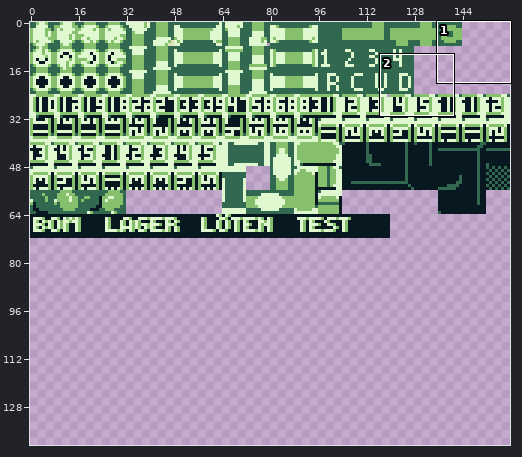
Sprite sheet, stored at assets/tiles/tileset_pcb.png. Above: a wide view before the commit, with the close-up outlined.
Close-up. Before the commit:
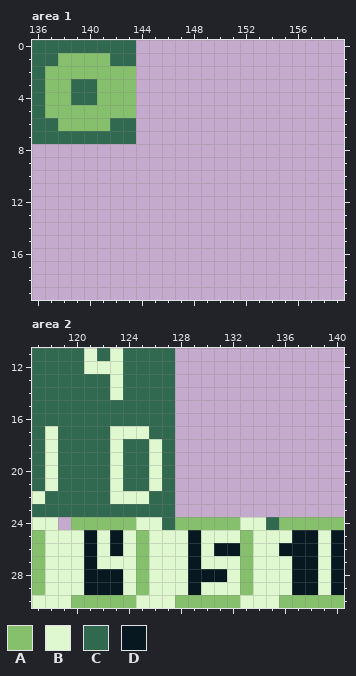
The file is 160x144 pixels. Shown: area 1: x 136..159, y 0..19; area 2: x 117..140, y 11..30. The wide view leaves out empty margins. The commit also changed other parts of the picture, which this record leaves out.
Palette (. is transparent): A #86c06c  B #e0f8cf  C #306850  D #071821
Pixels before, area 1, first column x 136:
0 CCCCCCCC
1 CCAAAACC
2 CAAAAAAA
3 CAACCAAA
4 CAACCAAA
5 CAAAAAAA
6 CCAAAACC
7 CCCCCCCC
Pixels before, area 2, first column x 117:
11 CCCCBCBCCCC.............
12 CCCCBBBCCCC.............
13 CCCCCCBCCCC.............
14 CCCCCCBCCCC.............
15 CCCCCCCCCCC.............
16 CCCCCCCCCCC.............
17 CBCCCCBBBCC.............
18 CBCCCCBCCBC.............
19 CBCCCCBCCBC.............
20 CBCCCCBCCBC.............
21 CBCCCCBCCBC.............
22 BCCCCCBBBCC.............
23 CCCCCCCCCCC.............
24 BB.AAAAABBCAAAAABBCAAAAA
25 ABBBDBDBABBBDBBBABBBDDBD
26 ABBBDBDBABBBDBDDABBDDDBD
27 ABBBDBBBABBBDBBBABBBDDBD
28 ABBBDDDBABBBDDDBABBBDDBD
29 ABBBDDDBABBBDBBBABBBDDBD
30 BBBAAAAABBBAAAAABBBAAAAA
Once edited:
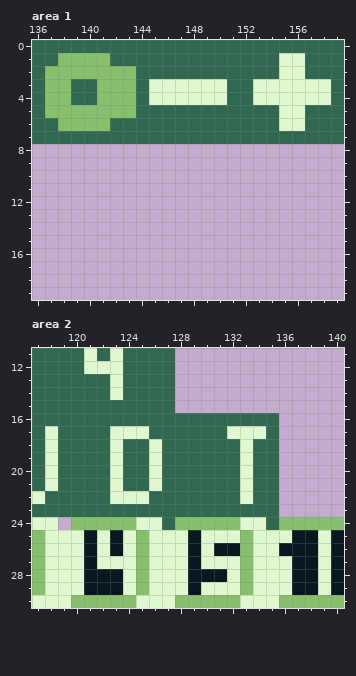
Change:
{"where": "area 1"}
{"y":0,"x":144,"old":"................","new":"CCCCCCCCCCCCCCCC"}
{"y":1,"x":144,"old":"................","new":"CCCCCCCCCCCBBCCC"}
{"y":2,"x":144,"old":"................","new":"CCCCCCCCCCCBBCCC"}
{"y":3,"x":144,"old":"................","new":"CBBBBBBCCBBBBBBC"}
{"y":4,"x":144,"old":"................","new":"CBBBBBBCCBBBBBBC"}
{"y":5,"x":144,"old":"................","new":"CCCCCCCCCCCBBCCC"}
{"y":6,"x":144,"old":"................","new":"CCCCCCCCCCCBBCCC"}
{"y":7,"x":144,"old":"................","new":"CCCCCCCCCCCCCCCC"}
{"where": "area 2"}
{"y":16,"x":128,"old":"........","new":"CCCCCCCC"}
{"y":17,"x":128,"old":"........","new":"CCCCBBBC"}
{"y":18,"x":128,"old":"........","new":"CCCCCBCC"}
{"y":19,"x":128,"old":"........","new":"CCCCCBCC"}
{"y":20,"x":128,"old":"........","new":"CCCCCBCC"}
{"y":21,"x":128,"old":"........","new":"CCCCCBCC"}
{"y":22,"x":128,"old":"........","new":"CCCCCBCC"}
{"y":23,"x":128,"old":"........","new":"CCCCCCCC"}
